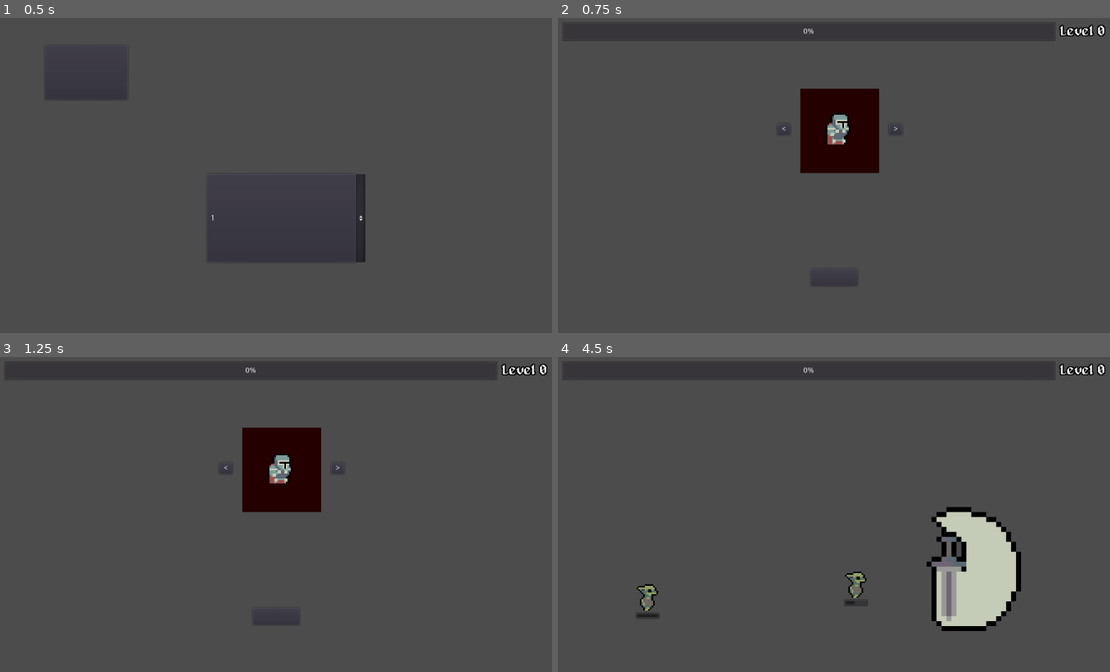
Above: before the commit, frames 1-4 (two rows, left to right).
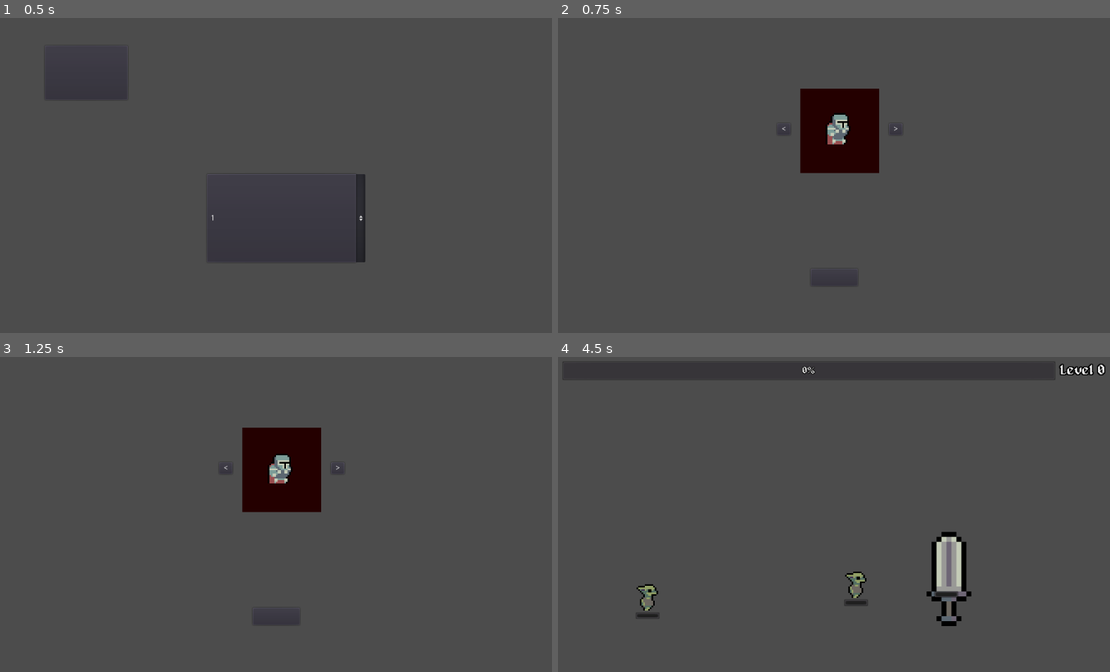
Above: after the commit, the same moments.

Repository: Fleyvera/GoblinHunter
Game: Godot game, scene res://Scenes/Menu.tscn
The game is run twice, just before and just after one commit, with the same random seed, the same clock (stepped at 60 frames per second) and the same inputs.
Inputs (mouse positions are in pixels of both pictures, inside the frame that each line leads up to):
- Up to frame 1 (0.5 s): no input
- Up to frame 2 (0.75 s): click (646, 71) at 0.5 s
- Up to frame 3 (1.25 s): no input
- Up to frame 4 (4.5 s): click (834, 615) at 1.25 s; hold D (Right) 2.03-2.78 s; hold Down (p2Down, bound only after the commit) 2.03-2.78 s; hold S (Down) 2.78-3.53 s; tap Left (p2Left, bound only after the commit) at 2.85 s; hold D (Right) 3.53-4.28 s; hold Right (p2Right, bound only after the commit) 3.53-4.28 s; hold W (Up) from 4.28 s (still down); tap Up (p2Up, bound only after the commit) at 4.35 s

Frame 1 is identical in both runs. In frame 2, 0.2% of the frame differs, in the area x 0-100%, y 1-8%; in frame 3, 0.2%; in frame 4, 4.8%, in the area x 44-84%, y 2-87%.

Commit message:
Add files via upload

Diff:
--- a/Prefabs/CharacterPool.tscn
+++ b/Prefabs/CharacterPool.tscn
@@ -1,14 +1,10 @@
-[gd_scene load_steps=16 format=2]
+[gd_scene load_steps=17 format=2]
 
 [ext_resource path="res://Scripts/Knight.gd" type="Script" id=1]
 [ext_resource path="res://Sprites/Knight-Sheet.png" type="Texture" id=2]
 [ext_resource path="res://Scripts/CharacterPool.gd" type="Script" id=3]
 [ext_resource path="res://Scripts/Weapon.gd" type="Script" id=4]
 [ext_resource path="res://Prefabs/XpSystem.tscn" type="PackedScene" id=5]
-
-[sub_resource type="CapsuleShape2D" id=1]
-radius = 6.0
-height = 6.0
 
 [sub_resource type="AtlasTexture" id=6]
 atlas = ExtResource( 2 )
@@ -55,6 +51,13 @@
 "speed": 8.0
 } ]
 
+[sub_resource type="CircleShape2D" id=11]
+radius = 4.2
+
+[sub_resource type="CapsuleShape2D" id=12]
+radius = 5.4
+height = 8.4
+
 [node name="PlayerPool" type="Node2D"]
 script = ExtResource( 3 )
 
@@ -64,32 +67,90 @@
 collision_layer = 3
 script = ExtResource( 1 )
 
-[node name="XpSystem" parent="Knight" instance=ExtResource( 5 )]
+[node name="AnimatedSprite" type="AnimatedSprite" parent="Knight"]
+position = Vector2( 0, -8 )
+scale = Vector2( 1, 1 )
+frames = SubResource( 10 )
+animation = "Walk"
+playing = true
 
 [node name="CollisionShape2D" type="CollisionShape2D" parent="Knight"]
-shape = SubResource( 1 )
+position = Vector2( 0, 6.2 )
+scale = Vector2( 1, 1 )
+shape = SubResource( 11 )
 
-[node name="AnimatedSprite" type="AnimatedSprite" parent="Knight"]
-position = Vector2( 0, -8 )
-frames = SubResource( 10 )
-animation = "Walk"
-frame = 1
-playing = true
+[node name="XpSystem" parent="Knight" instance=ExtResource( 5 )]
 
 [node name="Weapon" type="Node2D" parent="Knight"]
 script = ExtResource( 4 )
 
+[node name="LifeBar" type="Node2D" parent="Knight"]
+visible = false
+position = Vector2( 0, 2 )
+scale = Vector2( 0.3, 0.3 )
+
+[node name="LifeProgress" type="ProgressBar" parent="Knight/LifeBar"]
+margin_left = -25.3333
+margin_top = 23.3333
+margin_right = 23.6667
+margin_bottom = 37.3333
+percent_visible = false
+
+[node name="Area2D" type="Area2D" parent="Knight"]
+
+[node name="CollisionShape2D" type="CollisionShape2D" parent="Knight/Area2D"]
+shape = SubResource( 12 )
+
+[node name="DmgCDTimer" type="Timer" parent="Knight"]
+wait_time = 0.1
+one_shot = true
+
 [node name="Knight2" type="KinematicBody2D" parent="."]
+modulate = Color( 1, 0.0509804, 0.541176, 1 )
 scale = Vector2( 5, 5 )
+z_index = 1
 collision_layer = 3
 script = ExtResource( 1 )
 
-[node name="CollisionShape2D" type="CollisionShape2D" parent="Knight2"]
-shape = SubResource( 1 )
-
 [node name="AnimatedSprite" type="AnimatedSprite" parent="Knight2"]
-modulate = Color( 1, 0, 0, 1 )
 position = Vector2( 0, -8 )
+scale = Vector2( 1, 1 )
 frames = SubResource( 10 )
 animation = "Walk"
 playing = true
+
+[node name="CollisionShape2D" type="CollisionShape2D" parent="Knight2"]
+position = Vector2( 0, 6.2 )
+scale = Vector2( 1, 1 )
+shape = SubResource( 11 )
+
+[node name="XpSystem" parent="Knight2" instance=ExtResource( 5 )]
+
+[node name="Weapon" type="Node2D" parent="Knight2"]
+script = ExtResource( 4 )
+
+[node name="LifeBar" type="Node2D" parent="Knight2"]
+visible = false
+position = Vector2( 0, 2 )
+scale = Vector2( 0.3, 0.3 )
+
+[node name="LifeProgress" type="ProgressBar" parent="Knight2/LifeBar"]
+margin_left = -25.3333
+margin_top = 23.3333
+margin_right = 23.6667
+margin_bottom = 37.3333
+percent_visible = false
+
+[node name="Area2D" type="Area2D" parent="Knight2"]
+
+[node name="CollisionShape2D" type="CollisionShape2D" parent="Knight2/Area2D"]
+shape = SubResource( 12 )
+
+[node name="DmgCDTimer" type="Timer" parent="Knight2"]
+wait_time = 0.1
+one_shot = true
+
+[connection signal="area_entered" from="Knight/Area2D" to="Knight" method="_on_Area2D_area_entered"]
+[connection signal="timeout" from="Knight/DmgCDTimer" to="Knight" method="_on_DmgCDTimer_timeout"]
+[connection signal="area_entered" from="Knight2/Area2D" to="Knight2" method="_on_Area2D_area_entered"]
+[connection signal="timeout" from="Knight2/DmgCDTimer" to="Knight2" method="_on_DmgCDTimer_timeout"]
--- a/Prefabs/EnemyPool.tscn
+++ b/Prefabs/EnemyPool.tscn
@@ -11,22 +11,6 @@
 
 [sub_resource type="RectangleShape2D" id=16]
 extents = Vector2( 11.5, 22 )
-
-[sub_resource type="AtlasTexture" id=11]
-atlas = ExtResource( 1 )
-region = Rect2( 0, 32, 32, 32 )
-
-[sub_resource type="AtlasTexture" id=12]
-atlas = ExtResource( 1 )
-region = Rect2( 32, 32, 32, 32 )
-
-[sub_resource type="AtlasTexture" id=13]
-atlas = ExtResource( 1 )
-region = Rect2( 64, 32, 32, 32 )
-
-[sub_resource type="AtlasTexture" id=14]
-atlas = ExtResource( 1 )
-region = Rect2( 96, 32, 32, 32 )
 
 [sub_resource type="AtlasTexture" id=3]
 atlas = ExtResource( 1 )
@@ -60,17 +44,33 @@
 atlas = ExtResource( 1 )
 region = Rect2( 224, 64, 32, 32 )
 
+[sub_resource type="AtlasTexture" id=11]
+atlas = ExtResource( 1 )
+region = Rect2( 0, 32, 32, 32 )
+
+[sub_resource type="AtlasTexture" id=12]
+atlas = ExtResource( 1 )
+region = Rect2( 32, 32, 32, 32 )
+
+[sub_resource type="AtlasTexture" id=13]
+atlas = ExtResource( 1 )
+region = Rect2( 64, 32, 32, 32 )
+
+[sub_resource type="AtlasTexture" id=14]
+atlas = ExtResource( 1 )
+region = Rect2( 96, 32, 32, 32 )
+
 [sub_resource type="SpriteFrames" id=15]
 animations = [ {
+"frames": [ SubResource( 3 ), SubResource( 4 ), SubResource( 5 ), SubResource( 6 ), SubResource( 7 ), SubResource( 8 ), SubResource( 9 ), SubResource( 10 ) ],
+"loop": true,
+"name": "Death",
+"speed": 12.0
+}, {
 "frames": [ SubResource( 11 ), SubResource( 12 ), SubResource( 13 ), SubResource( 14 ) ],
 "loop": true,
 "name": "Walk",
 "speed": 8.0
-}, {
-"frames": [ SubResource( 3 ), SubResource( 4 ), SubResource( 5 ), SubResource( 6 ), SubResource( 7 ), SubResource( 8 ), SubResource( 9 ), SubResource( 10 ) ],
-"loop": true,
-"name": "Death",
-"speed": 12.0
 } ]
 
 [node name="EnemyPool" type="Node2D"]
@@ -88,7 +88,7 @@
 scale = Vector2( 1.26136, 1.26136 )
 shape = SubResource( 17 )
 
-[node name="Area2D" type="Area2D" parent="Goblin"]
+[node name="Area2D" type="Area2D" parent="Goblin" groups=["Enemy"]]
 scale = Vector2( 0.333333, 0.333333 )
 
 [node name="CollisionShape2D" type="CollisionShape2D" parent="Goblin/Area2D"]
@@ -99,7 +99,6 @@
 position = Vector2( 0, -10 )
 frames = SubResource( 15 )
 animation = "Walk"
-frame = 3
 playing = true
 
 [node name="DeathTimer" type="Timer" parent="Goblin"]
--- a/Prefabs/WeaponsPool.tscn
+++ b/Prefabs/WeaponsPool.tscn
@@ -65,6 +65,7 @@
 animation = "Attack"
 
 [node name="Timer" type="Timer" parent="BigSword"]
+wait_time = 3.0
 one_shot = true
 
 [connection signal="timeout" from="BigSword/Timer" to="BigSword" method="_on_Timer_timeout"]
--- a/Prefabs/XpPool.tscn
+++ b/Prefabs/XpPool.tscn
@@ -46,9 +46,4 @@
 wait_time = 0.85
 one_shot = true
 
-[node name="PickTimer" type="Timer" parent="Xp"]
-wait_time = 0.3
-one_shot = true
-
 [connection signal="timeout" from="Xp/DropTimer" to="Xp" method="_on_DropTimer_timeout"]
-[connection signal="timeout" from="Xp/PickTimer" to="Xp" method="_on_PickTimer_timeout"]
--- a/Prefabs/XpSystem.tscn
+++ b/Prefabs/XpSystem.tscn
@@ -6,29 +6,42 @@
 [sub_resource type="CircleShape2D" id=2]
 radius = 20.025
 
+[sub_resource type="DynamicFont" id=4]
+size = 17
+outline_size = 1
+outline_color = Color( 0, 0, 0, 1 )
+font_data = ExtResource( 1 )
+
 [sub_resource type="DynamicFont" id=1]
 size = 25
 outline_size = 2
 outline_color = Color( 0, 0, 0, 1 )
 font_data = ExtResource( 1 )
 
+[sub_resource type="CircleShape2D" id=3]
+radius = 3.0
+
 [node name="XpSystem" type="Node2D"]
 script = ExtResource( 2 )
 
-[node name="Area2D" type="Area2D" parent="."]
+[node name="DetectionArea" type="Area2D" parent="."]
 
-[node name="CollisionShape2D" type="CollisionShape2D" parent="Area2D"]
+[node name="CollisionShape2D" type="CollisionShape2D" parent="DetectionArea"]
 shape = SubResource( 2 )
 
 [node name="CanvasLayer" type="CanvasLayer" parent="."]
 
-[node name="ProgressBar" type="ProgressBar" parent="CanvasLayer"]
+[node name="Layer" type="Node2D" parent="CanvasLayer"]
+visible = false
+
+[node name="ProgressBar" type="ProgressBar" parent="CanvasLayer/Layer"]
 margin_left = 19.0
 margin_top = 10.0
 margin_right = 914.0
 margin_bottom = 45.0
+custom_fonts/font = SubResource( 4 )
 
-[node name="Label" type="Label" parent="CanvasLayer"]
+[node name="Label" type="Label" parent="CanvasLayer/Layer"]
 margin_left = 922.0
 margin_top = 15.0
 margin_right = 1017.0
@@ -36,4 +49,10 @@
 custom_fonts/font = SubResource( 1 )
 text = "Level 0"
 
-[connection signal="area_entered" from="Area2D" to="." method="_on_Area2D_area_entered"]
+[node name="PickUpArea" type="Area2D" parent="."]
+
+[node name="CollisionShape2D" type="CollisionShape2D" parent="PickUpArea"]
+shape = SubResource( 3 )
+
+[connection signal="area_entered" from="DetectionArea" to="." method="_on_DetectionArea_area_entered"]
+[connection signal="area_entered" from="PickUpArea" to="." method="_on_PickUpArea_area_entered"]
--- a/Scripts/BigSword.gd
+++ b/Scripts/BigSword.gd
@@ -6,9 +6,9 @@
 
 var attacking = false
 
-var damage = 10
+var damage = 20
 
-var speed = 0.7
+var speed = 3
 
 
 func _ready():
--- a/Scripts/Character Selector.gd
+++ b/Scripts/Character Selector.gd
@@ -108,7 +108,7 @@
 
 	pass
 
-
+#Mudando entre os personagens para seleiconar
 func p2InvokeChar(valor):
 
 	nCharacterPool = characterPool.instance()
@@ -123,6 +123,7 @@
 
 	pass
 
+#Colocando o personagem selecionado no jogo
 func p2Instance():
 
 	var realPlayer2 = player2.duplicate()
@@ -134,6 +135,8 @@
 
 	pass
 
+
+#Selecionar o player dois
 func _on_p2Left_pressed():
 
 	if charNum2 < charTotal:
@@ -141,9 +144,8 @@
 		charNum2 += 1
 		p2InvokeChar(charNum2)
 
-	pass # Replace with function body.
-
-
+	pass
+#Selecionar o player dois
 func _on_p2Right_pressed():
 
 	if charNum2 > 0:
@@ -152,11 +154,11 @@
 		p2InvokeChar(charNum2)
 
 
-	pass # Replace with function body.
+	pass
 
 
 func JoyStickSelect():
-
+	#Selecionar pelo controle
 	if Input.is_action_just_pressed("ArrowLeft"):
 		_on_p2Left_pressed()
 	elif Input.is_action_just_pressed("ArrowRight"):
--- a/Scripts/EnemySpawner.gd
+++ b/Scripts/EnemySpawner.gd
@@ -37,7 +37,7 @@
 func _on_EnemyTimer_timeout():
 
 	randomize()
-	var time = rand_range(1 , 5)
+	var time = rand_range(0.5 , 1.5)
 	$EnemyTimer.wait_time = time
 	EnemySpawner()
 
--- a/Scripts/Goblin.gd
+++ b/Scripts/Goblin.gd
@@ -8,6 +8,7 @@
 
 var life = 20
 
+var damage = 10
 
 #Follow Sistem
 onready var players = get_node("../Players")
--- a/Scripts/Knight.gd
+++ b/Scripts/Knight.gd
@@ -1,15 +1,25 @@
 extends KinematicBody2D
 
+#Sistemas do jogo
 var inGame = false
-
 export var player2 = false
 
-var speed = 350
+#Movimento
 var dir = Vector2()
-
 var anim = ""
 
+#Sistema de dano
+var dmgCD = false
+
+#Atributos
+var speed = 350
+var life = 100
+
+
+
 func _ready():
+
+	SetUpLifeSystem()
 
 	pass
 
@@ -21,6 +31,7 @@
 
 	Anim()
 
+	LifeSystem()
 
 	pass
 
@@ -80,3 +91,46 @@
 
 
 	pass
+
+#Iniciando sistema de vida com a vida maxima
+func SetUpLifeSystem():
+
+	$LifeBar/LifeProgress.max_value = life
+
+	pass
+
+
+#Sistema de vida
+func LifeSystem():
+
+
+	$LifeBar/LifeProgress.value = life
+
+	if inGame:
+		$LifeBar.show()
+
+	if life <= 0:
+		get_tree().change_scene("res://Scenes/Menu.tscn")
+
+	pass
+
+
+
+#Teste para tomar dano
+func _on_Area2D_area_entered(area):
+
+	if area.is_in_group("Enemy") and dmgCD == false:
+		life -= area.get_parent().damage
+		#Ativa cool down de dano
+		dmgCD = true
+		$DmgCDTimer.start()
+
+
+	pass
+
+
+func _on_DmgCDTimer_timeout():
+
+	dmgCD = false
+
+	pass
--- a/Scripts/Xp.gd
+++ b/Scripts/Xp.gd
@@ -2,6 +2,9 @@
 
 export (int) var xpAmount
 
+var isFollowing = false
+
+onready var players = get_node("../Players")
 
 func _ready():
 
@@ -13,6 +16,9 @@
 
 
 func _process(delta):
+
+	Follow(delta)
+
 	pass
 
 
@@ -52,8 +58,6 @@
 
 
 
-
-
 func Drop():
 
 
@@ -73,21 +77,44 @@
 	pass
 
 
+func Follow(delta):
 
-func Follow(dir):
+	var speed = 300
+	var playerPos
+	var distance1 = 0
+	var distance2 = 0
 
-	set_deferred("mode" , 0)
-	print("ai")
-	linear_velocity = (dir - global_transform.origin) * 2
-	$PickTimer.start()
+	if isFollowing:
+		set_deferred("mode" , 3)
 
-	pass
+		if Global.players == 1:
+
+			playerPos = players.get_child(0).position
 
 
-func _on_PickTimer_timeout():
+		if Global.players == 2:
+
+			distance1 = players.get_child(0).position.distance_to(position)
+			distance2 = players.get_child(1).position.distance_to(position)
+
+			if distance1 <= distance2:
+
+				playerPos = players.get_child(0).position
 
 
-	queue_free()
+			else:
+
+				playerPos = players.get_child(1).position
+
+
+
+
+		var dir = (playerPos - position).normalized()
+
+
+		var move = dir.normalized() * speed * delta
+
+		position += move
 
 
 	pass
--- a/Scripts/XpSystem.gd
+++ b/Scripts/XpSystem.gd
@@ -4,6 +4,7 @@
 
 var xp = 0
 
+var inGame = false
 
 func _ready():
 
@@ -16,13 +17,16 @@
 
 func _process(delta):
 
+	isInGame()
+
+	playerNumPos()
 
 	XpSystem()
 
 	pass
 
+func _on_DetectionArea_area_entered(area):
 
-func _on_Area2D_area_entered(area):
 
 	#Sistema de pegar xp
 
@@ -30,12 +34,19 @@
 		#Se for do grupo xp
 
 
-		#adiciona xp e deleta do mapa
-		xp += area.get_parent().xpAmount
-		area.get_parent().Follow(get_parent().global_position)
-#		area.get_parent().queue_free()
+		#xp começa a seguir
+
+		area.get_parent().isFollowing = true
 
 
+	pass
+
+
+func _on_PickUpArea_area_entered(area):
+
+	if area.is_in_group("Xp"):
+		xp += area.get_parent().xpAmount
+		area.get_parent().queue_free()
 
 	pass
 
@@ -43,8 +54,8 @@
 
 func XpSystem():
 
-	$CanvasLayer/ProgressBar.value = xp
-	$CanvasLayer/Label.set_text("Level " + str(level))
+	$CanvasLayer/Layer/ProgressBar.value = xp
+	$CanvasLayer/Layer/Label.set_text("Level " + str(level))
 
 
 	if xp >= 100:
@@ -54,3 +65,24 @@
 
 
 	pass
+
+#Determina a posicao da barra de xp pra cada player
+func playerNumPos():
+
+
+	if get_parent().player2 == true:
+		$CanvasLayer/Layer.position.y = 45
+
+
+	pass
+
+func isInGame():
+
+	if get_parent().inGame == true and inGame == false:
+		inGame = true
+		pass
+
+	if inGame:
+		$CanvasLayer/Layer.show()
+
+	pass
--- a/project.godot
+++ b/project.godot
@@ -43,21 +43,25 @@
 p2Down={
 "deadzone": 0.5,
 "events": [ Object(InputEventJoypadMotion,"resource_local_to_scene":false,"resource_name":"","device":0,"axis":1,"axis_value":1.0,"script":null)
+, Object(InputEventKey,"resource_local_to_scene":false,"resource_name":"","device":0,"alt":false,"shift":false,"control":false,"meta":false,"command":false,"pressed":false,"scancode":16777234,"physical_scancode":0,"unicode":0,"echo":false,"script":null)
  ]
 }
 p2Up={
 "deadzone": 0.5,
 "events": [ Object(InputEventJoypadMotion,"resource_local_to_scene":false,"resource_name":"","device":0,"axis":1,"axis_value":-1.0,"script":null)
+, Object(InputEventKey,"resource_local_to_scene":false,"resource_name":"","device":0,"alt":false,"shift":false,"control":false,"meta":false,"command":false,"pressed":false,"scancode":16777232,"physical_scancode":0,"unicode":0,"echo":false,"script":null)
  ]
 }
 p2Left={
 "deadzone": 0.5,
 "events": [ Object(InputEventJoypadMotion,"resource_local_to_scene":false,"resource_name":"","device":0,"axis":0,"axis_value":-1.0,"script":null)
+, Object(InputEventKey,"resource_local_to_scene":false,"resource_name":"","device":0,"alt":false,"shift":false,"control":false,"meta":false,"command":false,"pressed":false,"scancode":16777231,"physical_scancode":0,"unicode":0,"echo":false,"script":null)
  ]
 }
 p2Right={
 "deadzone": 0.5,
 "events": [ Object(InputEventJoypadMotion,"resource_local_to_scene":false,"resource_name":"","device":0,"axis":0,"axis_value":1.0,"script":null)
+, Object(InputEventKey,"resource_local_to_scene":false,"resource_name":"","device":0,"alt":false,"shift":false,"control":false,"meta":false,"command":false,"pressed":false,"scancode":16777233,"physical_scancode":0,"unicode":0,"echo":false,"script":null)
  ]
 }
 ArrowLeft={
Not shown: 1 places in Prefabs/XpSystem.tscn that only renumber resources
